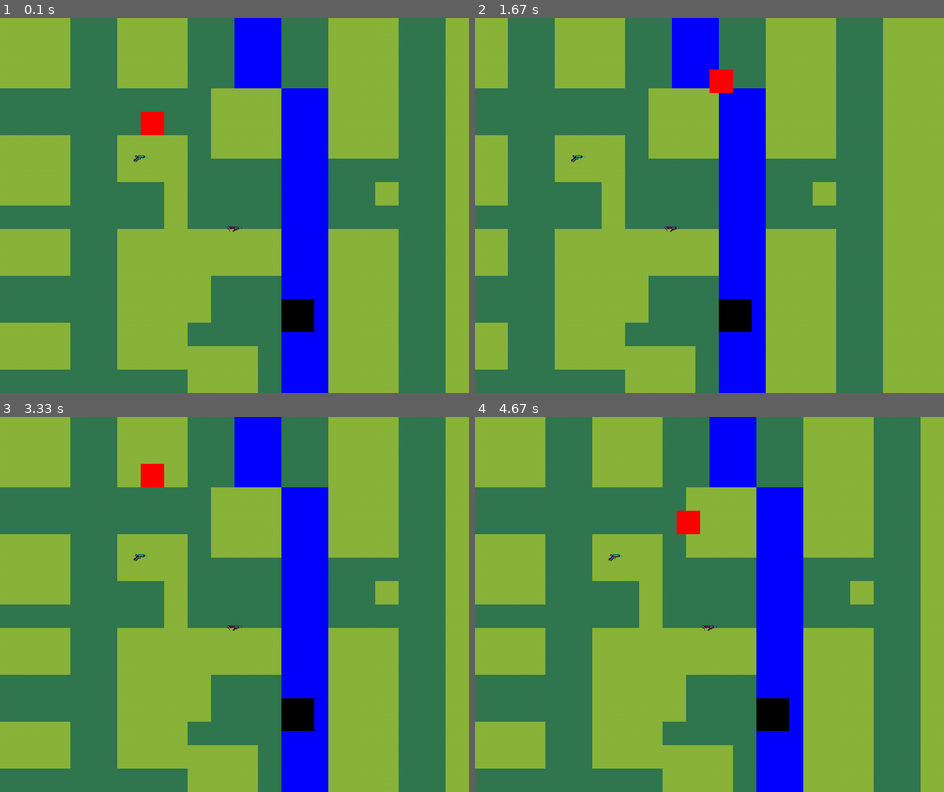
Above: before the commit, frames 1-4 (two rows, left to right).
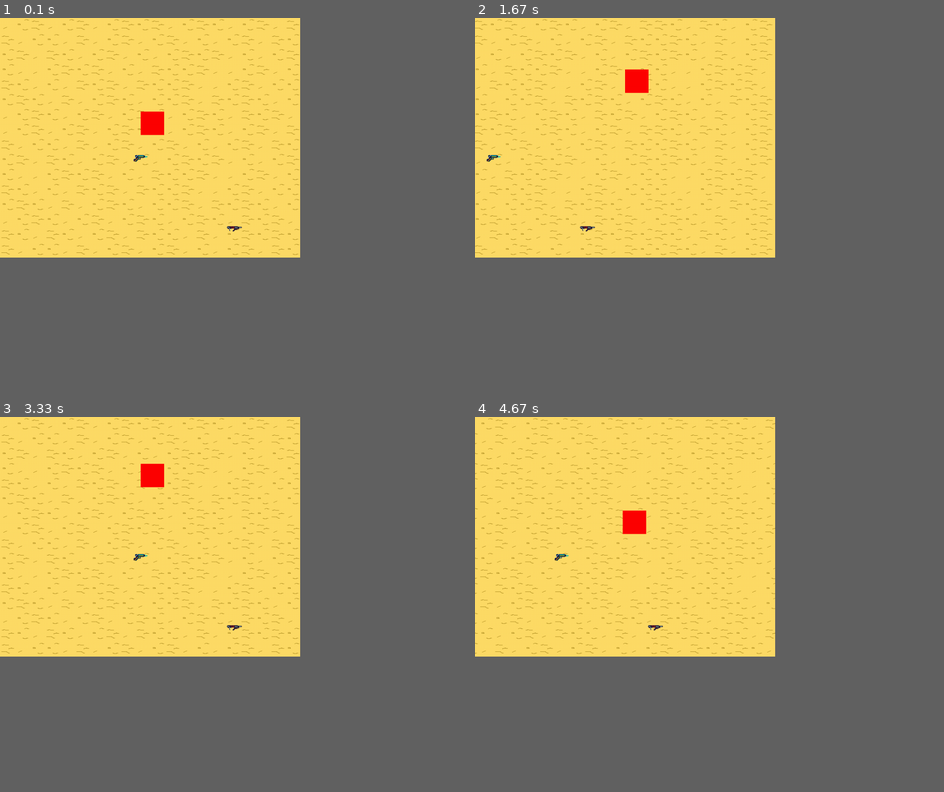
Above: after the commit, the same moments.

Repository: Antoine-Vitrian/Pygame_Project
Game: pygame game, started from camera_test.py
Two runs of this game, one before a commit and one after it. Both use one fixed random seed, a clock stepped at 60 frames per second and the inputs below.
Inputs:
- Up to frame 1 (0.1 s): no input
- Up to frame 2 (1.67 s): hold D 0.33-0.8 s; hold W 0.83-1.13 s; hold D 1.17-1.63 s
- Up to frame 3 (3.33 s): hold A 1.67-2.2 s; hold S 2.23-2.53 s; hold A 2.57-2.97 s; hold W from 3 s (still down)
- Up to frame 4 (4.67 s): release W at 3.37 s; hold D 3.4-4.03 s; hold S 4.07-4.43 s; hold A from 4.47 s (still down)
In our replay, the window is 900x720 before the commit and 576x460 after it. These sizes can differ from the game's own. Grey fills any space a smaller window leaves; there, only what the larger window draws over its background counts as a difference.

The runs differ from the first frame. In frame 1, 75% of the frame differs, in the area x 0-100%, y 0-100%; in frame 2, 78%; in frame 3, 75%; in frame 4, 75%.

Commit message:
modificação do mapa

Diff:
--- a/camera_test.py
+++ b/camera_test.py
@@ -1,9 +1,11 @@
 import pygame
 import sys
+import random
 
 from character import Player_rect
 from guns import Gun, Laser_gun, EQUIP_EVENT, DEQUIP_EVENT
-from camera import create_screen, camera
+from camera import camera
+from game_map import *
 
 pygame.init()
 
@@ -11,42 +13,15 @@
 clock = pygame.time.Clock()
 FPS = 60
 
-TILES_SIZE = 50
-
-SCREEN_WIDTH = TILES_SIZE * 20
-SCREEN_HEIGHT = TILES_SIZE * 16
-
 plr_col = (255, 0, 0)
 
-
-
-tile_map = [
-    [1, 1, 1, 0, 0, 1, 1, 1, 0, 0, 2, 2, 0, 0, 1, 1, 1, 0, 0, 1, 1, 1, 0, 0, 2, 2, 0, 0, 1, 1, 1, 0, 0, 1, 1, 1, 0, 0, 2, 2],
-    [1, 1, 1, 0, 0, 1, 1, 1, 0, 0, 2, 2, 0, 0, 1, 1, 1, 0, 0, 1, 1, 1, 0, 0, 2, 2, 0, 0, 1, 1, 1, 0, 0, 1, 1, 1, 0, 0, 2, 2],
-    [1, 1, 1, 0, 0, 1, 1, 1, 0, 0, 2, 2, 0, 0, 1, 1, 1, 0, 0, 1, 1, 1, 0, 0, 2, 2, 0, 0, 1, 1, 1, 0, 0, 1, 1, 1, 0, 0, 2, 2],
-    [0, 0, 0, 0, 0, 0, 0, 0, 0, 1, 1, 1, 2, 2, 1, 1, 1, 0, 0, 1, 1, 1, 0, 0, 2, 2, 1, 1, 1, 0, 0, 0, 1, 1, 1, 0, 0, 2, 2, 1],
-    [0, 0, 0, 3, 3, 0, 0, 0, 0, 1, 1, 1, 2, 2, 1, 1, 1, 0, 0, 1, 1, 1, 0, 0, 2, 2, 1, 1, 1, 0, 0, 0, 1, 1, 1, 0, 0, 2, 2, 1],
-    [1, 1, 1, 3, 3, 1, 1, 1, 0, 1, 1, 1, 2, 2, 1, 1, 1, 0, 0, 1, 1, 1, 0, 0, 2, 2, 1, 1, 1, 0, 0, 0, 1, 1, 1, 0, 0, 2, 2, 1],
-    [1, 1, 1, 3, 3, 1, 1, 1, 0, 0, 0, 0, 2, 2, 0, 0, 0, 0, 0, 1, 1, 1, 0, 0, 2, 2, 1, 1, 1, 0, 0, 0, 1, 1, 1, 0, 0, 2, 2, 1],
-    [1, 1, 1, 0, 0, 0, 0, 1, 0, 0, 0, 0, 2, 2, 0, 0, 1, 0, 0, 1, 1, 1, 0, 0, 2, 2, 0, 0, 1, 1, 1, 0, 0, 1, 1, 1, 0, 0, 2, 2],
-    [0, 0, 0, 0, 0, 0, 0, 1, 0, 0, 0, 0, 2, 2, 0, 0, 0, 0, 0, 1, 1, 1, 0, 0, 2, 2, 0, 0, 1, 1, 1, 0, 0, 1, 1, 1, 0, 0, 2, 2],
-    [1, 1, 1, 0, 0, 1, 1, 1, 1, 1, 1, 1, 2, 2, 1, 1, 1, 0, 0, 1, 1, 1, 0, 0, 2, 2, 1, 1, 1, 0, 0, 0, 1, 1, 1, 0, 0, 2, 2, 1],
-    [1, 1, 1, 0, 0, 1, 1, 1, 1, 1, 1, 1, 2, 2, 1, 1, 1, 0, 0, 1, 1, 1, 0, 0, 2, 2, 1, 1, 1, 0, 0, 0, 1, 1, 1, 0, 0, 2, 2, 1],
-    [0, 0, 0, 0, 0, 1, 1, 1, 1, 0, 0, 0, 2, 2, 1, 1, 1, 0, 0, 1, 1, 1, 0, 0, 2, 2, 1, 1, 1, 0, 0, 0, 1, 1, 1, 0, 0, 2, 2, 1],
-    [0, 0, 0, 3, 3, 1, 1, 1, 1, 0, 0, 0, 2, 2, 1, 1, 1, 0, 0, 1, 1, 1, 0, 0, 2, 2, 1, 1, 1, 0, 0, 0, 1, 1, 1, 0, 0, 2, 2, 1],
-    [1, 1, 1, 3, 3, 1, 1, 1, 0, 0, 0, 0, 2, 2, 1, 1, 1, 0, 0, 1, 1, 1, 0, 0, 2, 2, 1, 1, 1, 0, 0, 0, 1, 1, 1, 0, 0, 2, 2, 1],
-    [1, 1, 1, 0, 0, 1, 1, 1, 1, 1, 1, 0, 2, 2, 1, 1, 1, 0, 0, 1, 1, 1, 0, 0, 2, 2, 1, 1, 1, 0, 0, 0, 1, 1, 1, 0, 0, 2, 2, 1],
-    [0, 0, 0, 3, 3, 0, 0, 0, 1, 1, 1, 0, 2, 2, 1, 1, 1, 0, 0, 1, 1, 1, 0, 0, 2, 2, 1, 1, 1, 0, 0, 0, 1, 1, 1, 0, 0, 2, 2, 1],
-    [0, 0, 0, 0, 0, 0, 0, 0, 1, 1, 1, 0, 2, 2, 1, 1, 1, 0, 0, 1, 1, 1, 0, 0, 2, 2, 1, 1, 1, 0, 0, 0, 1, 1, 1, 0, 0, 2, 2, 1],
-    [1, 1, 1, 3, 3, 1, 1, 1, 1, 1, 1, 1, 2, 2, 1, 1, 1, 0, 0, 1, 1, 1, 0, 0, 2, 2, 1, 1, 1, 0, 0, 0, 1, 1, 1, 0, 0, 2, 2, 1],
-    [1, 1, 1, 3, 3, 0, 0, 0, 1, 0, 0, 0, 2, 2, 1, 1, 1, 0, 0, 1, 1, 1, 0, 0, 2, 2, 1, 1, 1, 0, 0, 0, 1, 1, 1, 0, 0, 2, 2, 1],
-    [0, 0, 0, 0, 0, 0, 0, 0, 1, 1, 1, 0, 2, 2, 1, 1, 1, 0, 0, 1, 1, 1, 0, 0, 2, 2, 1, 1, 1, 0, 0, 0, 1, 1, 1, 0, 0, 2, 2, 1],
-    [0, 0, 0, 0, 0, 0, 0, 0, 1, 1, 1, 0, 2, 2, 1, 1, 1, 0, 0, 1, 1, 1, 0, 0, 2, 2, 1, 1, 1, 0, 0, 0, 1, 1, 1, 0, 0, 2, 2, 1],
-    [0, 0, 0, 0, 0, 0, 0, 0, 1, 1, 1, 0, 2, 2, 1, 1, 1, 0, 0, 1, 1, 1, 0, 0, 2, 2, 1, 1, 1, 0, 0, 0, 1, 1, 1, 0, 0, 2, 2, 1]
+tile_kinds = [
+    Tile_kind("sand", "Img/tiles/areia.png", False),
+    Tile_kind("sand", "Img/tiles/areia_2.png", False),
+    Tile_kind("sand", "Img/tiles/areia_3.png", False),
 ]
 
-#---------------------instances--------------------------------------
-screen = create_screen(SCREEN_WIDTH, SCREEN_HEIGHT, 'Scrolling test')
+map = Map("map/mapa_1.csv", tile_kinds, TILES_SIZE)
 
 player = Player_rect(300, 200, 20, plr_col)
 
@@ -59,21 +34,8 @@
 obj = pygame.rect.Rect(600 - camera.x, 600 - camera.y, obj_surface.get_width(), obj_surface.get_height())
 
 def update_screen(player, gun, camera):
-    camera.x = max(0, min(player.rect.x - SCREEN_WIDTH // 2, (len(tile_map[0]) * TILES_SIZE) - SCREEN_WIDTH))
-    camera.y = max(0, min(player.rect.y - SCREEN_HEIGHT // 2, (len(tile_map) * TILES_SIZE) - SCREEN_HEIGHT))
-
-    for row in range(len(tile_map)):
-        for col, tile in enumerate(tile_map[row]):
-            x = col * TILES_SIZE - camera.x
-            y = row * TILES_SIZE - camera.y
-
-            if -TILES_SIZE <= x < SCREEN_WIDTH and -TILES_SIZE <= y < SCREEN_HEIGHT:
-                if tile == 1:
-                    pygame.draw.rect(screen, (139, 180, 59), (x, y, TILES_SIZE, TILES_SIZE))  # Cor marrom
-                elif tile == 2:
-                    pygame.draw.rect(screen, (0, 0, 255), (x, y, TILES_SIZE, TILES_SIZE))  # Cor azul
-                else:
-                    pygame.draw.rect(screen, (50, 120, 80), (x, y, TILES_SIZE, TILES_SIZE))
+    camera.x = max(0, min(player.rect.x - SCREEN_WIDTH // 2, (len(map.tiles[0]) * TILES_SIZE) - SCREEN_WIDTH))
+    camera.y = max(0, min(player.rect.y - SCREEN_HEIGHT // 2, (len(map.tiles) * TILES_SIZE) - SCREEN_HEIGHT))
 
     player.update(screen)
 
@@ -89,7 +51,7 @@
     while run:
         clock.tick(FPS)
 
-        screen.fill((0, 0, 0))
+        map.draw(screen)
 
         update_screen(player, gun, camera)
 
--- /dev/null
+++ b/game_map.py
@@ -0,0 +1,40 @@
+import pygame
+from camera import create_screen, camera
+import csv
+
+TILES_SIZE = 32
+
+SCREEN_WIDTH = TILES_SIZE * 20
+SCREEN_HEIGHT = TILES_SIZE * 16
+
+screen = create_screen(SCREEN_WIDTH, SCREEN_HEIGHT, 'Scrolling test')
+
+class Tile_kind:
+    def __init__(self, name, image, is_solid):
+        self.name = name
+        self.image = pygame.image.load(image)
+        self.is_solid = is_solid
+
+class Map:
+    def __init__(self, map_file, tile_kinds, tile_size):
+        self.tile_kinds = tile_kinds
+        self.tiles = []
+        self.tile_size = tile_size
+
+        # usa o arquivo csv para pegar o mapa
+        with open(map_file, mode='r') as file:
+            reader = csv.reader(file)
+            for row in reader:
+                new_row = []
+                for item in row:
+                    int_item = int(item)
+                    new_row.append(int_item)
+                self.tiles.append(new_row)
+
+
+    def draw(self, screen):
+        for y, row in enumerate(self.tiles):
+            for x, tile in enumerate(row):
+                location = (x * self.tile_size - camera.x, y * self.tile_size - camera.y)
+                image = self.tile_kinds[tile].image
+                screen.blit(image, location)
--- /dev/null
+++ b/map/mapa_1.csv
@@ -0,0 +1,52 @@
+0,1,2,0,1,2,0,1,2,1,2,0,1,2,1,0,1,2,0,2,2,1,0,2,1,0,1,2,0,2,1,1,0,2,0,1,2,1,2,1
+2,0,1,1,0,2,0,1,2,0,1,2,0,1,0,1,2,0,2,1,1,2,1,0,2,0,1,2,1,0,1,1,2,0,2,1,2,1,0,1
+1,2,0,2,1,0,1,2,0,1,0,1,2,1,2,0,1,0,1,2,1,2,1,0,2,0,1,2,1,0,1,1,2,0,2,1,2,1,0,1
+1,0,0,1,2,1,2,0,1,0,2,1,1,2,0,0,1,2,0,1,1,0,0,1,2,1,2,0,1,0,2,1,1,2,0,0,1,2,0,1
+2,1,0,1,0,2,1,2,0,2,1,1,2,0,0,1,2,0,1,1,1,0,0,1,2,1,2,0,1,0,2,1,1,2,0,0,1,2,0,1
+1,2,1,0,2,0,1,2,1,0,1,1,2,0,2,1,2,1,0,1,2,1,0,1,0,2,1,2,0,2,1,1,2,0,0,1,2,0,1,1
+0,1,2,1,0,1,2,0,1,2,1,0,1,2,1,0,2,1,2,0,1,2,1,0,2,0,1,2,1,0,1,1,2,0,2,1,2,1,0,1
+0,1,2,0,1,2,0,1,2,1,2,0,1,2,1,0,1,2,0,2,2,1,0,2,1,0,1,2,0,2,1,1,0,2,0,1,2,1,2,1
+2,0,1,1,0,2,0,1,2,0,1,2,0,1,0,1,2,0,2,1,1,2,1,0,2,0,1,2,1,0,1,1,2,0,2,1,2,1,0,1
+1,2,0,2,1,0,1,2,0,1,0,1,2,1,2,0,1,0,1,2,1,2,1,0,2,0,1,2,1,0,1,1,2,0,2,1,2,1,0,1
+1,0,0,1,2,1,2,0,1,0,2,1,1,2,0,0,1,2,0,1,1,0,0,1,2,1,2,0,1,0,2,1,1,2,0,0,1,2,0,1
+2,1,0,1,0,2,1,2,0,2,1,1,2,0,0,1,2,0,1,1,1,0,0,1,2,1,2,0,1,0,2,1,1,2,0,0,1,2,0,1
+1,2,1,0,2,0,1,2,1,0,1,1,2,0,2,1,2,1,0,1,2,1,0,1,0,2,1,2,0,2,1,1,2,0,0,1,2,0,1,1
+0,1,2,1,0,1,2,0,1,2,1,0,1,2,1,0,2,1,2,0,1,2,1,0,2,0,1,2,1,0,1,1,2,0,2,1,2,1,0,1
+2,1,0,2,1,0,1,2,0,2,1,1,0,2,0,1,2,1,2,1,2,1,0,2,1,0,1,2,0,2,1,1,0,2,0,1,2,1,2,1
+2,0,1,1,0,2,0,1,2,0,1,2,0,1,0,1,2,0,2,1,1,2,1,0,2,0,1,2,1,0,1,1,2,0,2,1,2,1,0,1
+1,2,0,2,1,0,1,2,0,1,0,1,2,1,2,0,1,0,1,2,1,0,0,1,2,1,2,0,1,0,2,1,1,2,0,0,1,2,0,1
+0,1,2,0,1,2,0,1,2,1,2,0,1,2,1,0,1,2,0,2,2,1,0,2,1,0,1,2,0,2,1,1,0,2,0,1,2,1,2,1
+2,0,1,1,0,2,0,1,2,0,1,2,0,1,0,1,2,0,2,1,1,2,1,0,2,0,1,2,1,0,1,1,2,0,2,1,2,1,0,1
+1,2,0,2,1,0,1,2,0,1,0,1,2,1,2,0,1,0,1,2,1,2,1,0,2,0,1,2,1,0,1,1,2,0,2,1,2,1,0,1
+1,0,0,1,2,1,2,0,1,0,2,1,1,2,0,0,1,2,0,1,1,0,0,1,2,1,2,0,1,0,2,1,1,2,0,0,1,2,0,1
+2,1,0,1,0,2,1,2,0,2,1,1,2,0,0,1,2,0,1,1,1,0,0,1,2,1,2,0,1,0,2,1,1,2,0,0,1,2,0,1
+1,2,1,0,2,0,1,2,1,0,1,1,2,0,2,1,2,1,0,1,2,1,0,1,0,2,1,2,0,2,1,1,2,0,0,1,2,0,1,1
+0,1,2,1,0,1,2,0,1,2,1,0,1,2,1,0,2,1,2,0,1,2,1,0,2,0,1,2,1,0,1,1,2,0,2,1,2,1,0,1
+0,1,2,0,1,2,0,1,2,1,2,0,1,2,1,0,1,2,0,2,2,1,0,2,1,0,1,2,0,2,1,1,0,2,0,1,2,1,2,1
+2,0,1,1,0,2,0,1,2,0,1,2,0,1,0,1,2,0,2,1,1,2,1,0,2,0,1,2,1,0,1,1,2,0,2,1,2,1,0,1
+1,2,0,2,1,0,1,2,0,1,0,1,2,1,2,0,1,0,1,2,1,2,1,0,2,0,1,2,1,0,1,1,2,0,2,1,2,1,0,1
+1,0,0,1,2,1,2,0,1,0,2,1,1,2,0,0,1,2,0,1,1,0,0,1,2,1,2,0,1,0,2,1,1,2,0,0,1,2,0,1
+2,1,0,1,0,2,1,2,0,2,1,1,2,0,0,1,2,0,1,1,1,0,0,1,2,1,2,0,1,0,2,1,1,2,0,0,1,2,0,1
+1,2,1,0,2,0,1,2,1,0,1,1,2,0,2,1,2,1,0,1,2,1,0,1,0,2,1,2,0,2,1,1,2,0,0,1,2,0,1,1
+0,1,2,1,0,1,2,0,1,2,1,0,1,2,1,0,2,1,2,0,1,2,1,0,2,0,1,2,1,0,1,1,2,0,2,1,2,1,0,1
+2,1,0,2,1,0,1,2,0,2,1,1,0,2,0,1,2,1,2,1,2,1,0,2,1,0,1,2,0,2,1,1,0,2,0,1,2,1,2,1
+2,0,1,1,0,2,0,1,2,0,1,2,0,1,0,1,2,0,2,1,1,2,1,0,2,0,1,2,1,0,1,1,2,0,2,1,2,1,0,1
+1,2,0,2,1,0,1,2,0,1,0,1,2,1,2,0,1,0,1,2,1,0,0,1,2,1,2,0,1,0,2,1,1,2,0,0,1,2,0,1
+2,2,0,0,1,2,1,0,1,0,2,1,1,0,1,2,2,1,0,2,2,1,0,2,1,0,1,2,0,2,1,1,0,2,0,1,2,1,2,1
+0,1,2,0,1,2,0,1,2,1,2,0,1,2,1,0,1,2,0,2,2,1,0,2,1,0,1,2,0,2,1,1,0,2,0,1,2,1,2,1
+2,0,1,1,0,2,0,1,2,0,1,2,0,1,0,1,2,0,2,1,1,2,1,0,2,0,1,2,1,0,1,1,2,0,2,1,2,1,0,1
+1,2,0,2,1,0,1,2,0,1,0,1,2,1,2,0,1,0,1,2,1,2,1,0,2,0,1,2,1,0,1,1,2,0,2,1,2,1,0,1
+1,0,0,1,2,1,2,0,1,0,2,1,1,2,0,0,1,2,0,1,1,0,0,1,2,1,2,0,1,0,2,1,1,2,0,0,1,2,0,1
+2,1,0,1,0,2,1,2,0,2,1,1,2,0,0,1,2,0,1,1,1,0,0,1,2,1,2,0,1,0,2,1,1,2,0,0,1,2,0,1
+1,2,1,0,2,0,1,2,1,0,1,1,2,0,2,1,2,1,0,1,2,1,0,1,0,2,1,2,0,2,1,1,2,0,0,1,2,0,1,1
+0,1,2,1,0,1,2,0,1,2,1,0,1,2,1,0,2,1,2,0,1,2,1,0,2,0,1,2,1,0,1,1,2,0,2,1,2,1,0,1
+0,1,2,0,1,2,0,1,2,1,2,0,1,2,1,0,1,2,0,2,2,1,0,2,1,0,1,2,0,2,1,1,0,2,0,1,2,1,2,1
+2,0,1,1,0,2,0,1,2,0,1,2,0,1,0,1,2,0,2,1,1,2,1,0,2,0,1,2,1,0,1,1,2,0,2,1,2,1,0,1
+1,2,0,2,1,0,1,2,0,1,0,1,2,1,2,0,1,0,1,2,1,2,1,0,2,0,1,2,1,0,1,1,2,0,2,1,2,1,0,1
+1,0,0,1,2,1,2,0,1,0,2,1,1,2,0,0,1,2,0,1,1,0,0,1,2,1,2,0,1,0,2,1,1,2,0,0,1,2,0,1
+2,1,0,1,0,2,1,2,0,2,1,1,2,0,0,1,2,0,1,1,1,0,0,1,2,1,2,0,1,0,2,1,1,2,0,0,1,2,0,1
+1,2,1,0,2,0,1,2,1,0,1,1,2,0,2,1,2,1,0,1,2,1,0,1,0,2,1,2,0,2,1,1,2,0,0,1,2,0,1,1
+0,1,2,1,0,1,2,0,1,2,1,0,1,2,1,0,2,1,2,0,1,2,1,0,2,0,1,2,1,0,1,1,2,0,2,1,2,1,0,1
+2,1,0,2,1,0,1,2,0,2,1,1,0,2,0,1,2,1,2,1,2,1,0,2,1,0,1,2,0,2,1,1,0,2,0,1,2,1,2,1
+2,0,1,1,0,2,0,1,2,0,1,2,0,1,0,1,2,0,2,1,1,2,1,0,2,0,1,2,1,0,1,1,2,0,2,1,2,1,0,1
+1,2,0,2,1,0,1,2,0,1,0,1,2,1,2,0,1,0,1,2,1,0,0,1,2,1,2,0,1,0,2,1,1,2,0,0,1,2,0,1
Binary file added: Img/tiles/arame_farpado.png
Binary file added: Img/tiles/areia.png
Binary file added: Img/tiles/areia_2.png
Binary file added: Img/tiles/areia_3.png
